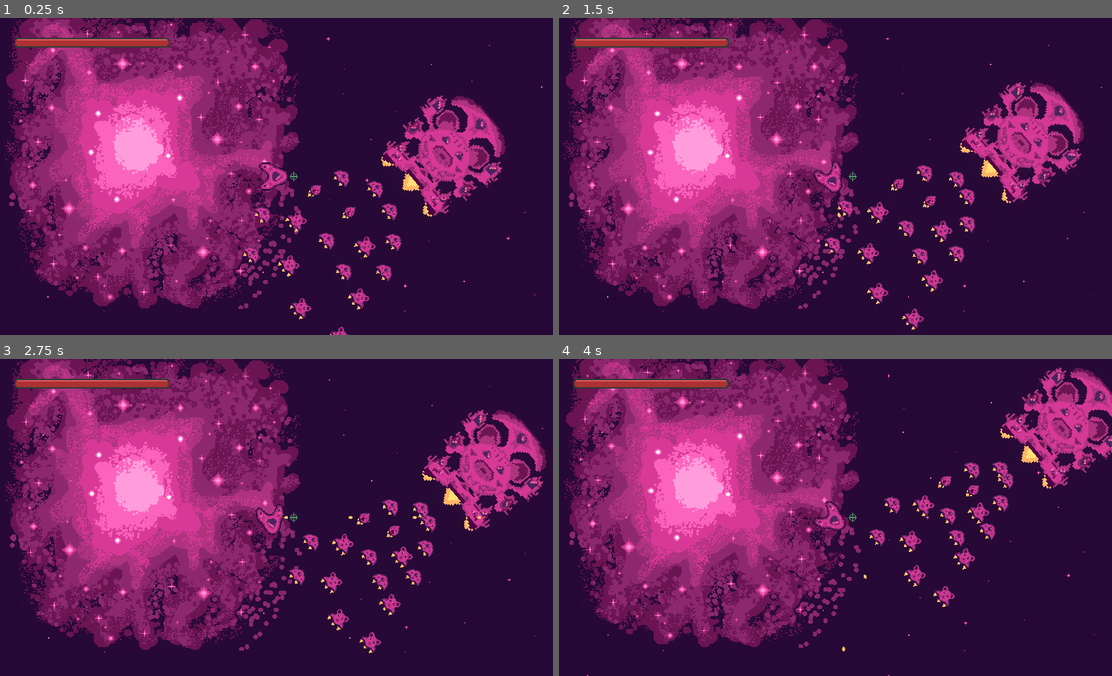
Above: before the commit, frames 1-4 (two rows, left to right).
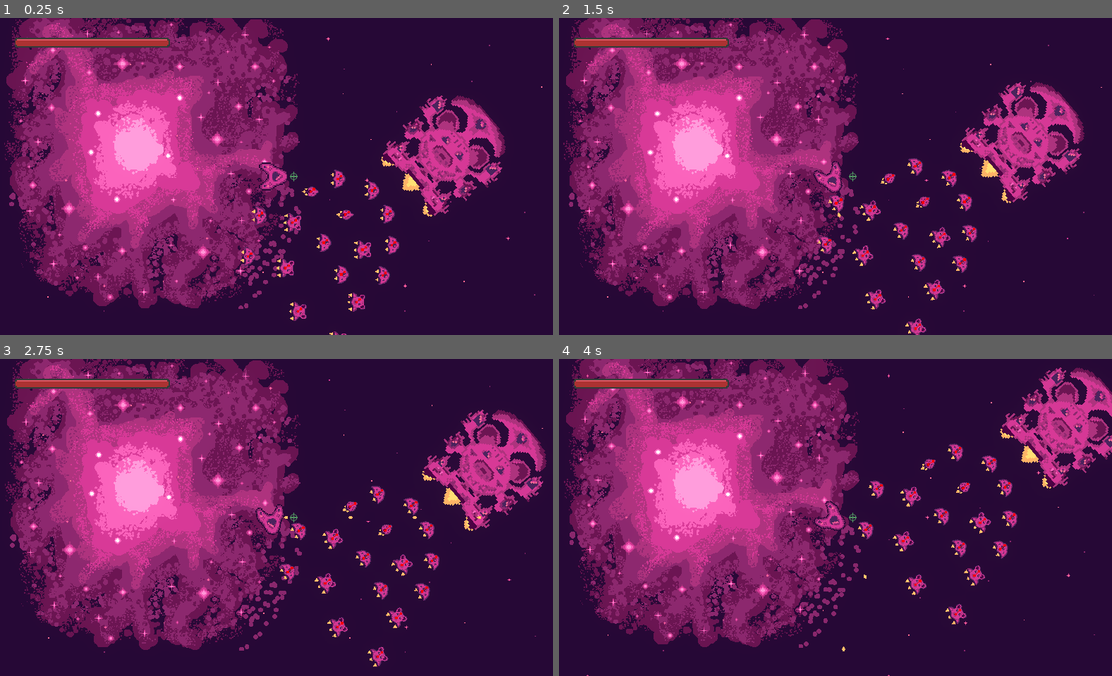
Above: after the commit, the same moments.

Repository: bear-minimum-studio/space-bear
Game: Godot game, scene res://Game.tscn
Same seed, same stepped clock (60 frames per second), same inputs: the game is played once before the commit and once after it.
Inputs:
- Up to frame 1 (0.25 s): no input
- Up to frame 2 (1.5 s): hold Right (turn_right) 0.53-1.28 s; tap Down (decelerate) at 0.6 s; hold Left (turn_left) from 1.28 s (still down); tap Space (fire) at 1.35 s
- Up to frame 3 (2.75 s): release Left (turn_left) at 2.03 s; hold Right (turn_right) from 2.03 s (still down); hold F (turret_fire) from 2.03 s (still down)
- Up to frame 4 (4 s): release Right (turn_right) at 2.78 s; release F (turret_fire) at 2.78 s; hold Up (accelerate) 2.78-3.53 s; tap Down (decelerate) at 2.85 s; hold Left (turn_left) from 3.53 s (still down); hold Space (fire) from 3.53 s (still down)

The runs differ from the first frame. In frame 1, 2.1% of the frame differs, in the area x 43-73%, y 47-100%; in frame 2, 2.8%; in frame 3, 3.1%; in frame 4, 3.2%, in the area x 54-83%, y 26-84%.

Commit message:
feat: flock tracks initial position relatively to the mothership

Diff:
--- a/World.gd
+++ b/World.gd
@@ -2,12 +2,18 @@
 
 @onready var player = $Player
 @onready var mother_ship = $MotherShip
+@onready var flock = $Flock
 
 # TODO : Move it elsewhere
 const BULLET_SPEED = 500
 const MINIMAL_BULLET_SPEED = BULLET_SPEED
 
 var bullet_scene = preload("res://bullet/Bullet.tscn")
+
+
+func _ready():
+	get_tree().call_group("flock", "set_target_offset", mother_ship.global_transform.origin)
+
 
 func _on_player_shoot(global_player_position, global_player_rotation, player_velocity):
 	var player_direction = Vector2.from_angle(global_player_rotation);
@@ -31,4 +37,4 @@
 	return new_bullet_velocity
 
 func _physics_process(delta):
-	get_tree().call_group("flock", "set_movement_target", mother_ship.global_transform.origin )
+	get_tree().call_group("flock", "set_movement_target", mother_ship.global_transform.origin)
--- a/World.tscn
+++ b/World.tscn
@@ -674,71 +674,54 @@
 
 [node name="CivilianShip" parent="Flock" instance=ExtResource("6_l8dh5")]
 position = Vector2(357, 194)
-rotation = 0.872665
 
 [node name="CivilianShip2" parent="Flock" instance=ExtResource("6_l8dh5")]
 position = Vector2(365, 247)
-rotation = 0.872665
 
 [node name="CivilianShip3" parent="Flock" instance=ExtResource("6_l8dh5")]
 position = Vector2(315, 255)
-rotation = 0.872665
 
 [node name="CivilianShip4" parent="Flock" instance=ExtResource("6_l8dh5")]
 position = Vector2(286, 195)
-rotation = 0.872665
 
 [node name="CivilianShip5" parent="Flock" instance=ExtResource("6_l8dh5")]
 position = Vector2(331, 154)
-rotation = 0.872665
 
 [node name="CivilianShip6" parent="Flock" instance=ExtResource("6_l8dh5")]
 position = Vector2(273, 134)
-rotation = 0.872665
 
 [node name="CivilianShip7" parent="Flock" instance=ExtResource("6_l8dh5")]
 position = Vector2(227, 156)
-rotation = 0.872665
 
 [node name="CivilianShip8" parent="Flock" instance=ExtResource("6_l8dh5")]
 position = Vector2(279, 297)
-rotation = 0.872665
 
 [node name="CivilianShip9" parent="Flock" instance=ExtResource("6_l8dh5")]
 position = Vector2(349, 299)
-rotation = 0.872665
 
 [node name="CivilianShip10" parent="Flock" instance=ExtResource("6_l8dh5")]
 position = Vector2(305, 344)
-rotation = 0.872665
 
 [node name="CivilianShip17" parent="Flock" instance=ExtResource("6_l8dh5")]
 position = Vector2(273, 410)
-rotation = 0.872665
 
 [node name="CivilianShip11" parent="Flock" instance=ExtResource("6_l8dh5")]
 position = Vector2(184, 286)
-rotation = 0.872665
 
 [node name="CivilianShip16" parent="Flock" instance=ExtResource("6_l8dh5")]
 position = Vector2(205, 360)
-rotation = 0.872665
 
 [node name="CivilianShip12" parent="Flock" instance=ExtResource("6_l8dh5")]
 position = Vector2(249, 243)
-rotation = 0.872665
 
 [node name="CivilianShip13" parent="Flock" instance=ExtResource("6_l8dh5")]
 position = Vector2(196, 209)
-rotation = 0.872665
 
 [node name="CivilianShip15" parent="Flock" instance=ExtResource("6_l8dh5")]
 position = Vector2(120, 266)
-rotation = 0.872665
 
 [node name="CivilianShip14" parent="Flock" instance=ExtResource("6_l8dh5")]
 position = Vector2(139, 197)
-rotation = 0.872665
 
 [node name="NavigationRegion2D" type="NavigationRegion2D" parent="."]
 navigation_polygon = SubResource("NavigationPolygon_tbroh")
--- a/npc/civilians/CivilianShip.gd
+++ b/npc/civilians/CivilianShip.gd
@@ -1,7 +1,4 @@
 extends CharacterBody2D
-
-var health = 2
-var SPEED = 30
 
 var sprites = [
 	[preload("res://npc/civilians/vaisseau_civil_1.png"), preload("res://npc/civilians/vaisseau_civil_1_flammes.png")],
@@ -9,9 +6,16 @@
 	[preload("res://npc/civilians/vaisseau_civil_3.png"), preload("res://npc/civilians/vaisseau_civil_3_flammes.png")]
 ]
 
-@onready var ship = $Ship
-@onready var flammes = $Flammes
+var health = 2
+var SPEED = 50
+
+@onready var sprite = $Sprite
+@onready var ship = $Sprite/Ship
+@onready var flammes = $Sprite/Flammes
 @onready var nav_agent = $NavigationAgent2D
+
+var target_offset = Vector2.ZERO
+
 
 func _ready():
 	var ship_and_flammes = sprites.pick_random()
@@ -26,12 +30,19 @@
 	var next_path_position : Vector2 = nav_agent.get_next_path_position()
 	var current_agent_position : Vector2 = global_transform.origin
 	var new_velocity : Vector2 = (next_path_position - current_agent_position).normalized() * SPEED
-	velocity = new_velocity
-	move_and_slide()
+	nav_agent.set_velocity(new_velocity)
 
 
+func _on_navigation_agent_2d_velocity_computed(safe_velocity):
+	velocity = safe_velocity
+	move_and_slide()
+	sprite.rotation = lerp_angle(sprite.rotation, velocity.angle(), 10.0*get_physics_process_delta_time())
+
+func set_target_offset(initial_target_position):
+	target_offset = initial_target_position - self.global_transform.origin
+
 func set_movement_target(movement_target : Vector2):
-	nav_agent.set_target_position(movement_target)
+	nav_agent.set_target_position(movement_target - target_offset)
 
 
 func on_hit():
--- a/npc/civilians/CivilianShip.tscn
+++ b/npc/civilians/CivilianShip.tscn
@@ -13,13 +13,22 @@
 collision_mask = 11
 script = ExtResource("1_fv8tp")
 
-[node name="Ship" type="Sprite2D" parent="."]
+[node name="Sprite" type="Node2D" parent="."]
+
+[node name="Ship" type="Sprite2D" parent="Sprite"]
+rotation = 1.5708
 texture = ExtResource("2_2kdh0")
 
-[node name="Flammes" type="Sprite2D" parent="."]
+[node name="Flammes" type="Sprite2D" parent="Sprite"]
+rotation = 1.5708
 texture = ExtResource("3_0664p")
 
 [node name="CollisionShape2D" type="CollisionShape2D" parent="."]
 shape = SubResource("CapsuleShape2D_fnssh")
 
 [node name="NavigationAgent2D" type="NavigationAgent2D" parent="."]
+path_max_distance = 200.0
+avoidance_enabled = true
+debug_enabled = true
+
+[connection signal="velocity_computed" from="NavigationAgent2D" to="." method="_on_navigation_agent_2d_velocity_computed"]
